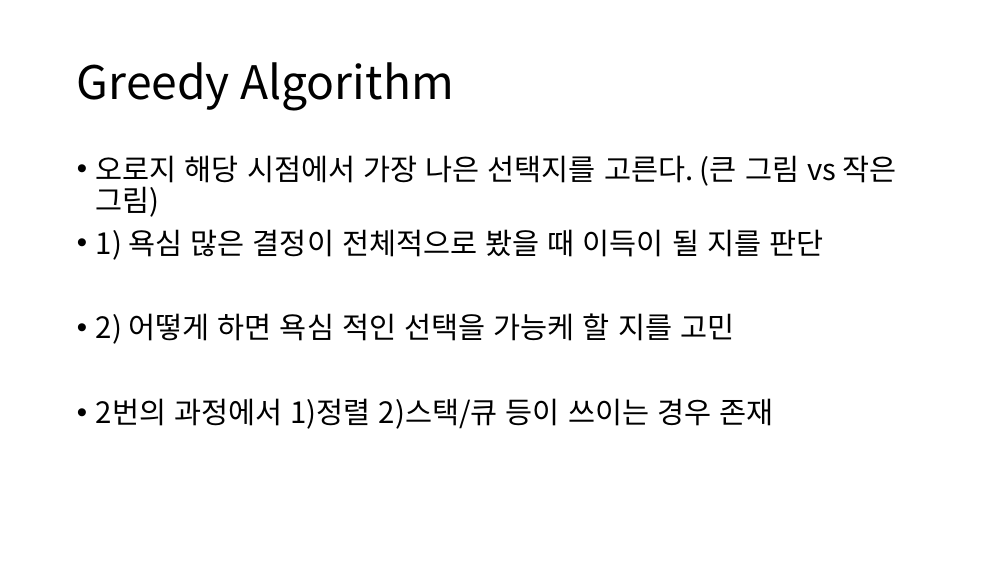
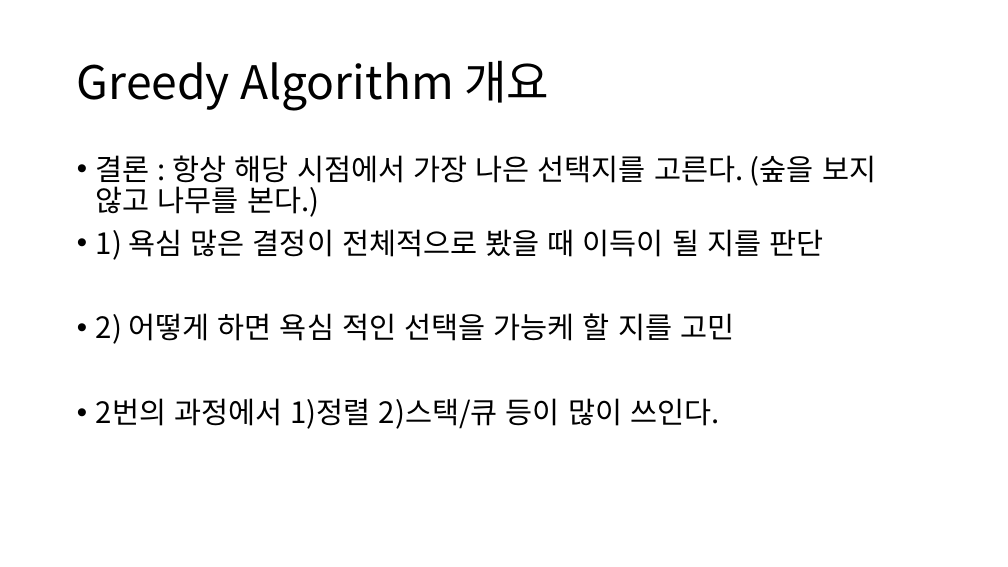
Before and after one commit to quizoverflow/2023_Algorithm_Study, a slide deck: slide 7 of third_week/3주차.pptx. Drawn at 1008x567 pixels with LibreOffice and Linux fonts; fonts in the diff are those of the drawing. Boxes give left, top, right and bottom in pixels: in the first picture for what was removed or moved away, otherwise in the second. Text is boxed around its words. In the diff, an @@ line names an element or a change of style, - is before the commit and + after.

```diff
--- a/third_week/3주차.pptx
+++ b/third_week/3주차.pptx
@@ title at [77, 60, 549, 111]: text changed @@
-Greedy Algorithm
+Greedy Algorithm 개요
@@ text at [96, 155, 876, 217]: text changed @@
-• 오로지 해당 시점에서 가장 나은 선택지를 고른다. (큰 그림 vs 작은 그림)
+• 결론 : 항상 해당 시점에서 가장 나은 선택지를 고른다. (숲을 보지 않고 나무를 본다.)
@@ text at [96, 398, 719, 429]: text changed @@
-• 2번의 과정에서 1)정렬 2)스택/큐 등이 쓰이는 경우 존재
+• 2번의 과정에서 1)정렬 2)스택/큐 등이 많이 쓰인다.
```
Also in this commit, not shown: 1 other slide changed, 2 slides added.
